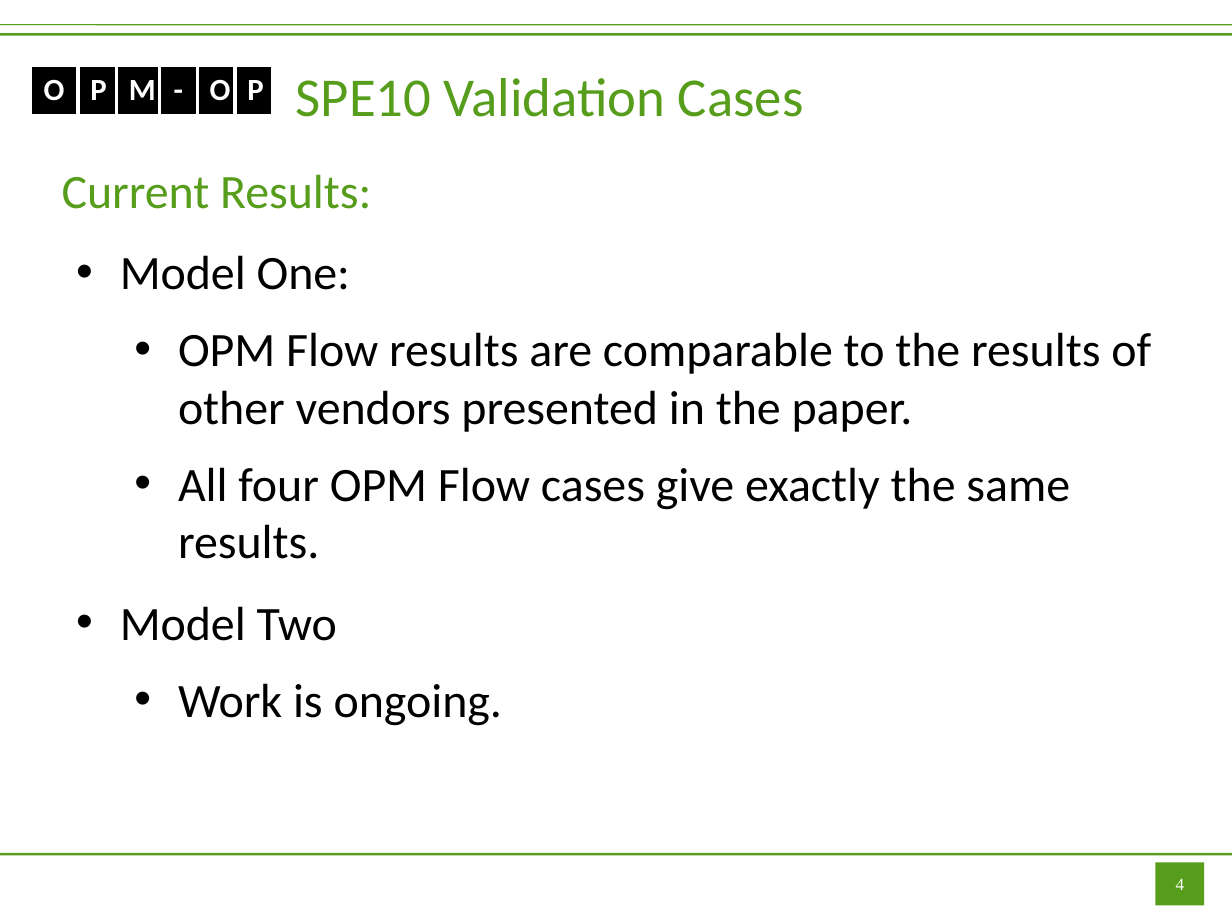
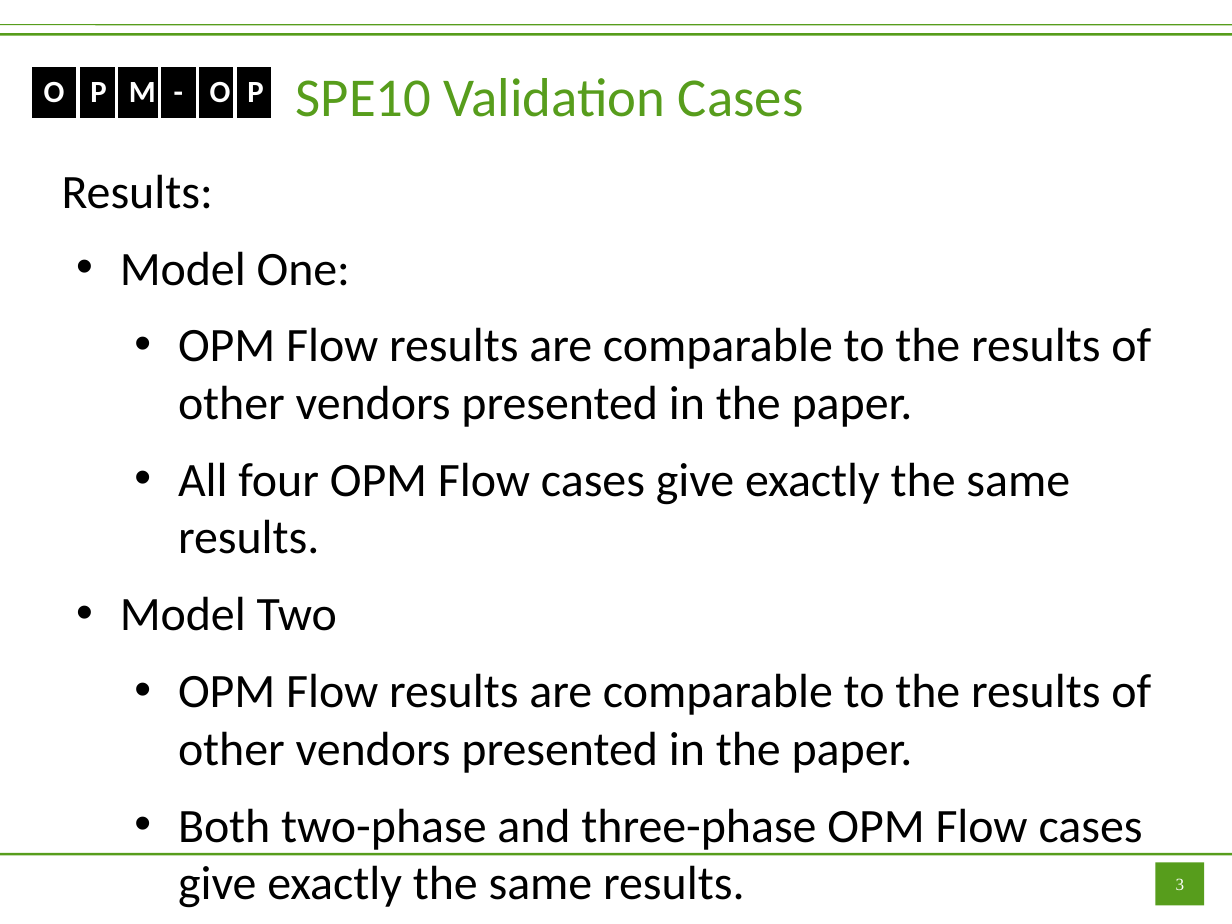
Before and after one commit to OPM/opm-tests, a slide deck: slide 3 of spe10/SPE10.odp (slide 4 before the commit). Drawn at 1232x924 pixels with LibreOffice and Linux fonts; fonts in the diff are those of the drawing. Boxes give left, top, right and bottom in pixels: in the first picture for what was removed or moved away, otherwise in the second. Text is boxed around its words. In the diff, an @@ line names an element or a change of style, - is before the commit and + after.

Commit message:
SPE10 Documentation
SPE10 documentation updated for model two runs.

```diff
--- a/spe10/SPE10.odp
+++ b/spe10/SPE10.odp
@@ table: place and size @@
-table at bbox=[30, 65, 274, 112]
+table at bbox=[30, 65, 274, 120]
@@ text at bbox=[62, 174, 213, 209]: text changed; text colour #579D1C to #000000 @@
-Current Results:
+Results:
@@ text at bbox=[120, 251, 350, 631]: less space between paragraphs @@
@@ text at bbox=[178, 673, 1151, 908]: text changed @@
-  • Work is ongoing.
+  • OPM Flow results are comparable to the results of other vendors presented in the paper.
+  • Both two-phase and three-phase OPM Flow cases give exactly the same results.
@@ page number at bbox=[1176, 878, 1185, 890]: text changed @@
-4
+3
```
Also in this commit, not shown: 7 other slides changed, 6 slides added, 1 slide removed, 1 other file.
